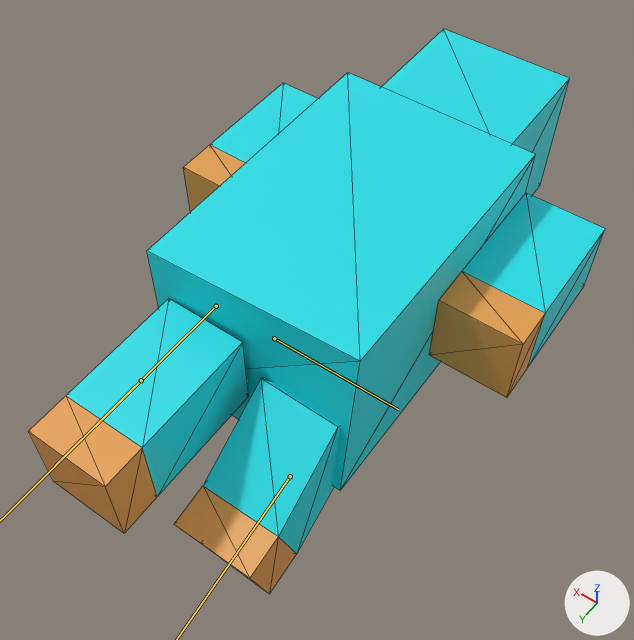
One commit to the glTF model src/assets/models/character.gltf: the scene before it, then after it.
Both versions are drawn from a 50 mm lens placed at (-0.509, 0.239, 1.09), pointed at (0.004, -0.478, -0.038). Lighting does not change. The marker at lower right points along +X, +Y and +Z. Both versions are drawn at frame 15 of the action 'Walk'; the numbers are the values there. The bones that change are drawn over the model as lines. Mesh edges are drawn as thin lines.

The first picture shows 'Arm1', 'Arm2', 'Body', 'Head', 'Leg1', 'Leg2'.
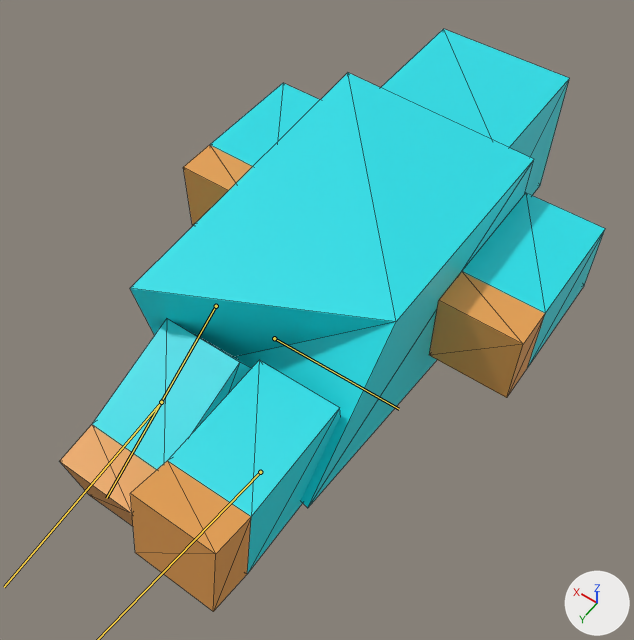
Commit message: speed up animation of character

Diff of the bpy script that builds the scene:
```diff
--- a/src/assets/models/character.gltf.py
+++ b/src/assets/models/character.gltf.py
@@ bone_bone_006 @@
 bone_bone_006 = bpy.data.objects['Character'].pose.bones['Bone.006']
-bone_bone_006.rotation_quaternion = (0.998, 0.001, -0.063, 0.0)  # degrees (0, -7, 0)
+bone_bone_006.rotation_quaternion = (0.912, 0.005, -0.41, 0.001)  # degrees (1, -48, 0)
@@ bone_bone_011 @@
 bone_bone_011 = bpy.data.objects['Character'].pose.bones['Bone.011']  # child of 'Bone.010'
-bone_bone_011.rotation_quaternion = (0.949, 0.004, 0.0, -0.314)  # degrees (0, 0, -37)
+bone_bone_011.rotation_quaternion = (0.985, 0.002, 0.0, -0.172)  # degrees (0, 0, -20)
@@ bone_bone_008 @@
 bone_bone_008 = bpy.data.objects['Character'].pose.bones['Bone.008']  # child of 'Bone.007'
-bone_bone_008.rotation_quaternion = (1.0, 0.0, 0.0, 0.0)  # degrees (0, 0, 0)
+bone_bone_008.rotation_quaternion = (0.962, 0.003, 0.0, -0.274)  # degrees (0, 0, -32)
@@ bone_bone_009 @@
 bone_bone_009 = bpy.data.objects['Character'].pose.bones['Bone.009']  # child of 'Bone.008'
-bone_bone_009.rotation_quaternion = (1.0, 0.0, 0.0, 0.0)  # degrees (0, 0, 0)
+bone_bone_009.rotation_quaternion = (0.978, -0.002, 0.0, 0.206)  # degrees (0, 0, 24)
```

What differs and where, as boxes [x1, y1, x2, y2] in the pictures (634 x 640 px):
'Body', posed: before [147, 73, 536, 491]; after [130, 73, 534, 508]
'Leg1', posed: before [174, 378, 340, 594]; after [130, 360, 341, 612]
'Leg2', posed: before [28, 299, 249, 533]; after [60, 321, 251, 526]
bone 'Bone.006', root to tip: before (274, 338) to (398, 409); after (274, 338) to (399, 409)
bone 'Bone.008', root to tip: before (216, 306) to (55, 465); after (216, 306) to (106, 498)
